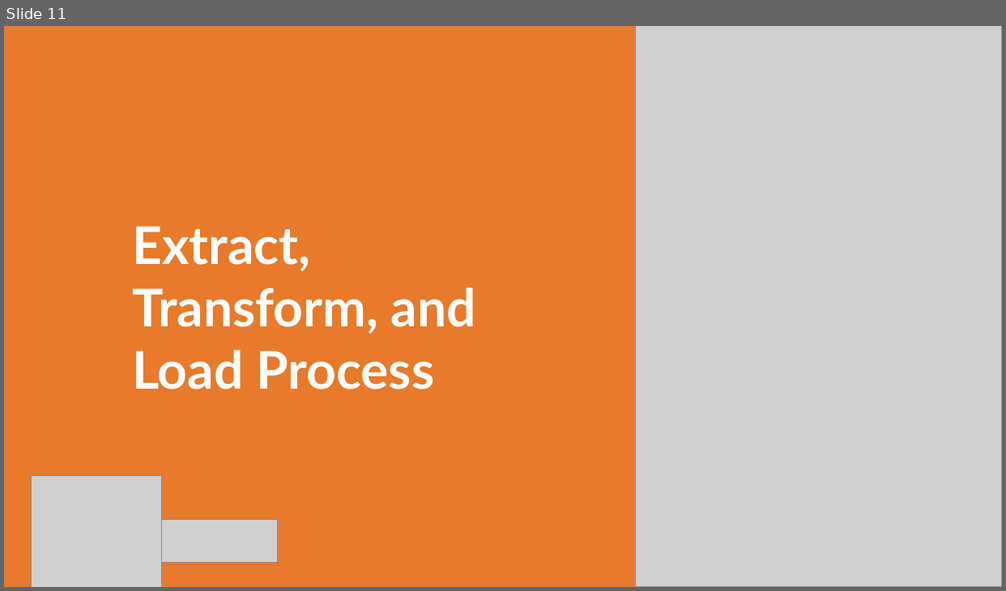
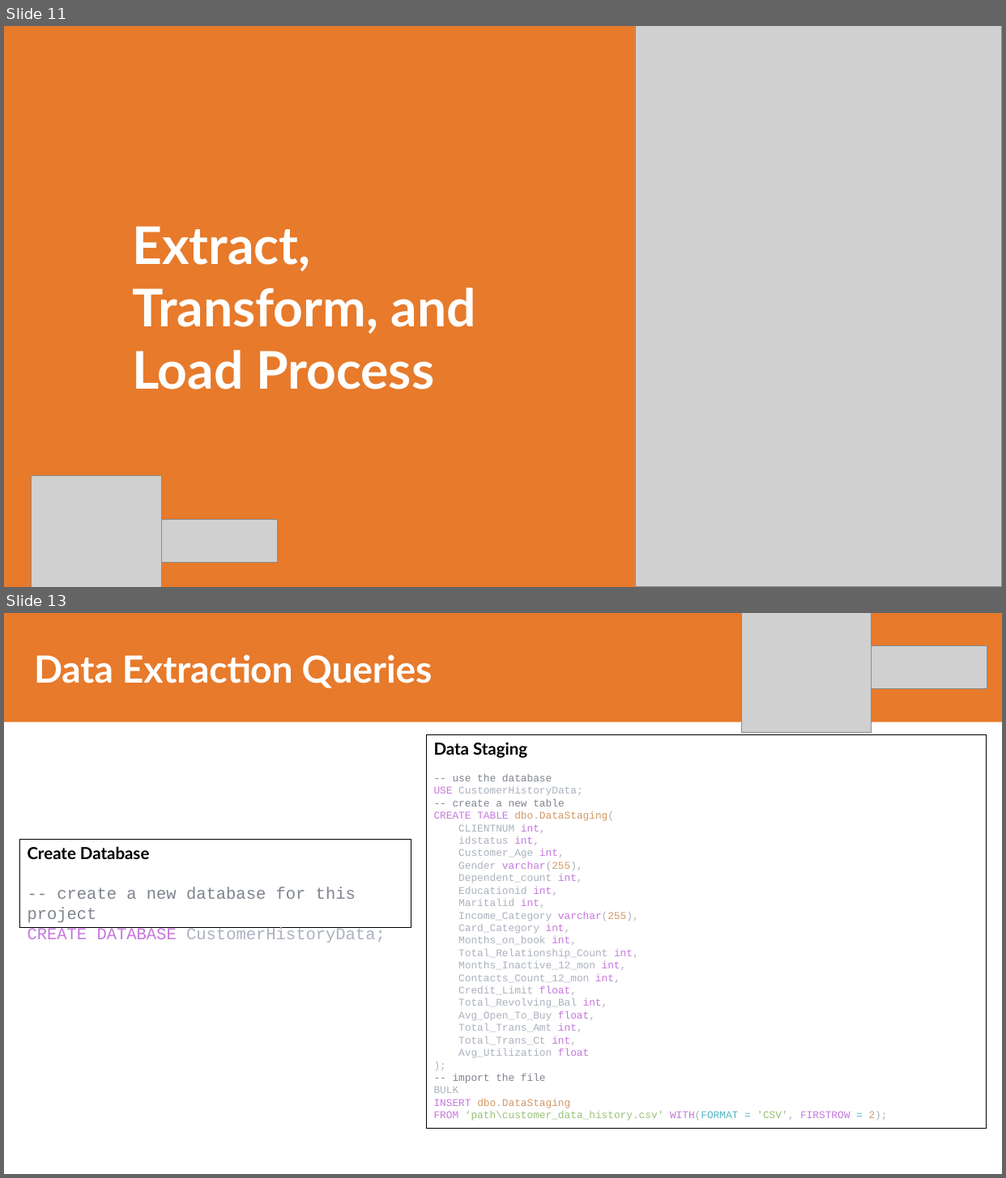
Before and after one commit to adrn-mm/final-project-VIX-DE-BTPN, a slide deck: reports/Adrian Maulana Muhammad_TASK_5_DATA_ENGINEER_VIX_BTPNS.pptx. Shown one above the other, each under a label of ours: slide 11 before the commit, slides 11 and 13 after it; the slides between them are not shown. The pictures are 1006x591 and 1006x1178 pixels, drawn with LibreOffice and Linux fonts; fonts in the diff are those of the drawing; grey boxes stand for pictures. Boxes give left, top, right and bottom in pixels: in the first picture for what was removed or moved away, otherwise in the second. Text is boxed around its words. In the diff, an @@ line names an element or a change of style, - is before the commit and + after.

Commit message:
Updating ETL and project report

```diff
--- a/reports/Adrian Maulana Muhammad_TASK_5_DATA_ENGINEER_VIX_BTPNS.pptx
+++ b/reports/Adrian Maulana Muhammad_TASK_5_DATA_ENGINEER_VIX_BTPNS.pptx
@@ slide 13 added at (4, 613, 1002, 1174), background #FFFFFF @@
@@ freeform shape added at (4, 613, 1002, 722), fill #E77A2B @@
@@ picture added at (741, 613, 872, 732) @@
@@ title added at (34, 654, 432, 688), 36 pt, text #FFFFFF, bold @@
+Data Extraction Queries
@@ picture added at (872, 646, 987, 688) @@
@@ rectangle added at (426, 735, 987, 1128), outline #000000 0.75 pt, 10 pt, text #ABB2BF @@
+Data Staging
+-- use the database
+USE CustomerHistoryData;
+-- create a new table
+CREATE TABLE dbo.DataStaging(
+CLIENTNUM int,
+idstatus int,
+Customer_Age int,
+Gender varchar(255),
+Dependent_count int,
+Educationid int,
+Maritalid int,
+Income_Category varchar(255),
+Card_Category int,
+Months_on_book int,
+Total_Relationship_Count int,
+Months_Inactive_12_mon int,
+Contacts_Count_12_mon int,
+Credit_Limit float,
+Total_Revolving_Bal int,
+Avg_Open_To_Buy float,
+Total_Trans_Amt int,
+Total_Trans_Ct int,
+Avg_Utilization float
+);
+-- import the file
+BULK
+INSERT dbo.DataStaging
+FROM ‘path\customer_data_history.csv' WITH(FORMAT = 'CSV', FIRSTROW = 2);
@@ rectangle added at (19, 840, 411, 928), outline #000000 0.75 pt, 16 pt, text #7F848E @@
+Create Database
+-- create a new database for this project
+CREATE DATABASE CustomerHistoryData;
```
Also in this commit, not shown: 2 slides changed, 6 other slides added, 8 other files.
